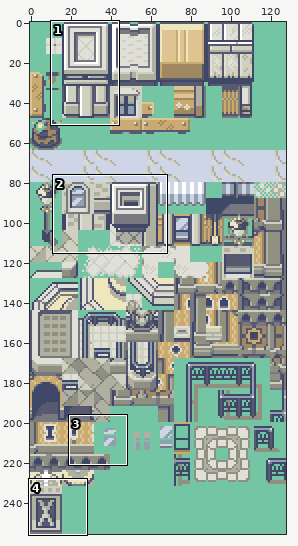
Two versions of one sprite sheet, data/tilesets/secondary/rustboro/tiles.png. Above, an overview of the earlier version with the close-up marked.
Close-up. Before:
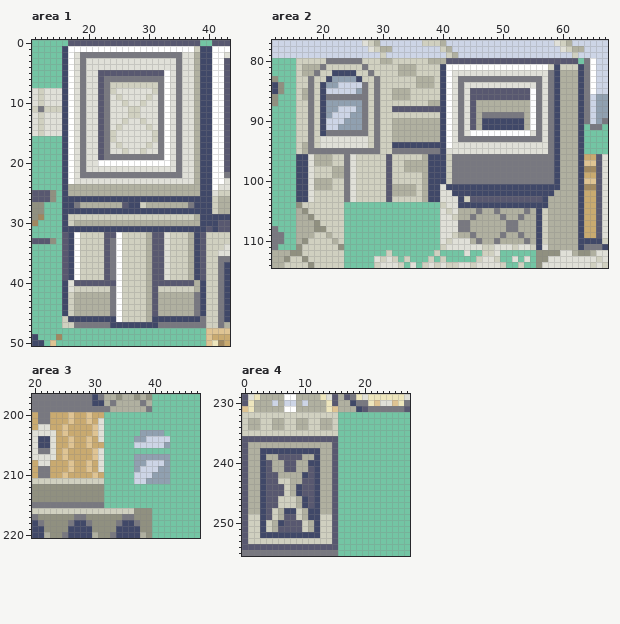
The file is 128x256 pixels. Shown: area 1: x 11..43, y 0..50; area 2: x 12..67, y 77..114; area 3: x 20..47, y 197..220; area 4: x 0..27, y 229..255.
After the commit:
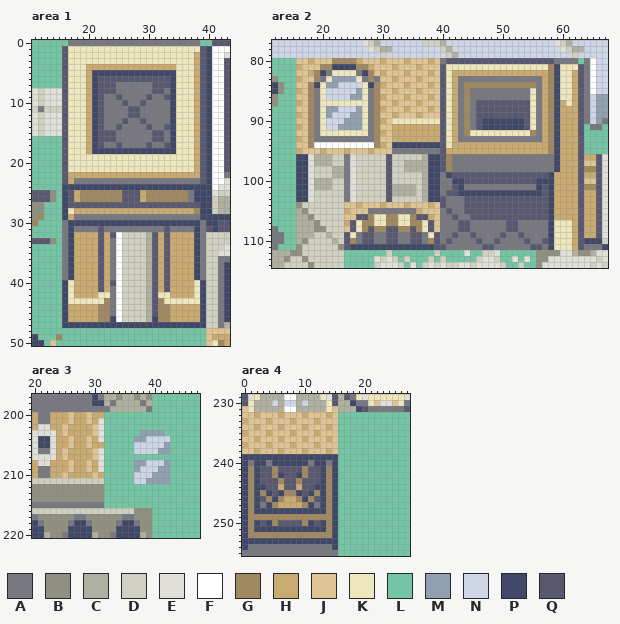
Palette (. is transparent): A #787880  B #909080  C #b0b0a0  D #d0d0c0  E #e0e0d8  F #ffffff  G #a08860  H #c9aa70  J #dfc493  K #eee6bd  L #73c5a4  M #90a0b0  N #cdd5e6  P #404868  Q #585870
From old to new:
Changed rows in their new state; - is an unchanged pixel.
Area 1:
first column x 16:
 0 -AAAAAAAAAAAAAAAAAAAAAA-
 1 QKKKKKKKKKKKKKKKKKKKKKKQ
 2 QKKKKKKKKKKKKKKKKKKKKKHQ
 3 QKKKKKKKKKKKKKKKKKKKKKHQ
 4 QKKKHHHHHHHHHHHHHHHKKKHQ
 5 QKKKHPPPPPPPPPPPPPPKKKHQ
 6 QKKKHP-QQQQQQQQQQQPKKKHQ
 7 QKKKHP-QQAAAAAAQQQPKKKHQ
 8 QKKKHP-QQAAAAAAQQAPKKKHQ
 9 QKKKHP--AQAAAAQA-QPKKKHQ
10 QKKKHP--AAQAAQAA-APKKKHQ
11 QKKKHP--AAAQQAAA-APKKKHQ
12 QKKKHP--AAAQQAAA-APKKKHQ
13 QKKKHP--AAQAAQAA-APKKKHQ
14 QKKKHP--AQAAAAQA-QPKKKHQ
15 QKKKHP-QQAAAAAAQQAPKKKHQ
16 QKKKHP-QQAAAAAAQQAPKKKHQ
17 QKKKHP--AQAAAAQA-QPKKKHQ
18 QKKKHPPPPPPPPPPPPPPKKKHQ
19 QKKKKKKKKKKKKKKKKKKKKKHQ
20 QKKKKKKKKKKKKKKKKKKKKKHQ
21 QKKKKKKKKKKKKKKKKKKKKKHQ
22 QHHHHHHHHHHHHHHHHHHHHHHQ
23 QHAAAAAAAAAAAAAAAAAAAAAQ
24 -PPPPPPPPPPPPPPPPPPPPPP-
25 -QHGGGGGGGQQQHGGGGGGGAP-
26 -QHGGGGGGGQQQHGGGGGGGA--
27 -QQQQQQQQQ-QQQQQQQQQQQQ-
28 -KHHHHHHHHHHHHHHHHHHHHG-
29 -HAAAAAAAAAAAAAAAAAAAAA-
30 APPPPPPPPPPPPPPPPPPPPPPA
31 A-AAAAQAAAAAAAAAAQAAAA-A
32 A-HHHHQH--------HQHHHH-A
33 A-HHHHQH--------HQHHHH-A
34 A-HHHHQH--------HQHHHH-A
35 A-HHHHQH--------HQHHHH-A
36 A-HHHHQH--------HQHHHH-A
37 A-HHHHQH--------HQHHHH-A
38 A-HHHHQH--------HQHHHH-A
39 A-HHHHQH--------HQHHHH-A
40 -KHHHH-H--------H-HHHHK-
41 -KHHHHQH--------HQHHHHK-
42 -KHHHHKK--------KKHHHHK-
43 -KKKKKKG--------GKKKKKK-
44 -HHHHHGG--------GGHHHHH-
45 -HHHHHGG--------GGHHHHH-
46 PHHHHHGG--------GGHHHHHP
47 PPPPPPPP--------PPPPPPPP
Area 2:
first column x 16:
 80 JJHJJJGGGGHJJJHJJJHJJJHJA------------------AAAA-
 81 HJJJGGPPPPGGHJJJHJJJHJJJQKKKKKKKKKKKKKKKKKG-KKKQ
 82 JJHGPAKKKKAPGJHJJJHJJJHJQKHHHHHHHHHHHHHHHHG-KKHQ
 83 HJJGAK----KAG-JJHJJJHJJJQKH--------------HG-KKHQ
 84 JJGPK------KPGHJJJHJJJHJQKH-GGGGGGGGGGGG-HG-KKHQ
 85 HJGAK------KAGJJHJJJHJJJQKH-GAAAAAAAAAAK-HG-KKHQ
 86 JJGAKNNNNMMKAGHJJJHJJJHJQKH-GAAAAAAAAAAK-HG-KKHQ
 87 HJGAKKKKKKKKAGJJHJJJHJJJQKH-GAQQQQQQQQQK-HG-HKHQ
 88 JJGAK------KAGHJJJHJJJHJQKH-GAQQQQQQQQQK-HG-HHHQ
 89 HJGAK------KAGJJHJJJHJJJQKH-GAQQQQQQQQQK-HG-HHHQ
 90 JJGAK------KAGHJKKKKKKKKQKH-GAQ-------QK-HG-HHHQ
 91 HJGAK------KAGJJHHHHHHHHQKH-GAQ-------QK-HG-HHHQ
 92 JJGAKKKKKKKKAGHJHHHHHHHHQKH-GKKKKKKKKKKG-HG-HHHQ
 93 HJGAAAAAAAAAAGJJHHHHHHHHQKH--------------HG-HHHQ
 94 JJGFFFFFFFFFFGHJ--------QKHHHHHHHHHHHHHHHHG-HHHQ
 95 HJJJHJJJHJJJHJJJ--------QHHHHHHHHHHHHHHHHHG-HHHQ
 96 ------------------------QG------------------HHHQ
 97 ------------------------QG------------------HHHQ
 98 ------------------------QG------------------HHHQ
 99 ------------------------APQQQQQQQQQQQQQQQQPHHHHQ
100 ------------------------AAPPQQQQQQQQQQQQPPPHHHHQ
101 ------------------------AAQ-AAAAAAAAAAAA-Q-HHHHQ
102 ------------------------AQQ--------------Q-HHHHQ
103 ------------------------QAAAQ------------QPHHHHQ
104 --------JJHJJJHJJJHJJJHJQAAAQQQQQQQQQQQQQQPHHHHQ
105 --------HJJJAAAAAAAAHJJJAQAAQQQQQQQQQQQQQQPHHHHQ
106 --------JJQQGKKGGKKGQQHJAAQAAQQQQQQQQQQQQQPHHHHQ
107 --------HQKGGKKGGKKGGKQJAAAQQAAAAAAQQAAAAAPKKKHQ
108 --------JQKGQGGQQGGQGKQJAAAQQAAAAAAQQAAAAAPKKKHQ
109 --------QKAQQAAQQAAQQAKQAAQAAQAAAAQAAQAAAAPKKKHQ
110 --------QGAQQAAQQAAQQAGQAQAAAAQAAQAAAAQAAQPKKKHQ
111 --------QPPPPPPPPPPPPPPQQAAAAAAQQAAAAAAQQAPKKKHQ
Area 3:
first column x 37:
206 NNNNMM
207 LLLLLL
Area 4:
first column x 0:
232 JJHJJJHJJJHJJJHJ
233 HJJJHJJJHJJJHJJJ
234 JJHJJJHJJJHJJJHJ
235 HJJJHJJJHJJJHJJJ
236 JJHJJJHJJJHJJJHJ
237 HJJJHJJJHJJJHJJJ
238 JJHJJJHJJJHJJJHJ
239 PPP-PPPPPPPP-PPP
240 PAP-APPPPPPA-PAP
241 PGPQ-GQ--QG-QPGP
242 PGPQ-GPQQPG-QPGP
243 PGPQ--GQQG--QPGP
244 PGP---HQQH---PGP
245 PGPGP-PGG--PGPGP
246 PGPQGPGHHG-GQPGP
247 PGPAPGHHHHGPAPGP
248 PGP-PPP--PP--PGP
249 PGGGGGGGGGGGGGGP
250 PGPQPGQ---GPQPGP
251 PGP-PPPPPPPP-PGP
252 PGGGGGGGGGGGGGGP
253 PPPPPPPPPPPPPPPP
254 PAAAAAAAAAAAAAAP
Boxes around the changes in both close-ups, in picture pixels (x1, y1, x2, y2):
changed: (62, 40, 206, 328)
changed: (296, 58, 584, 250)
changed: (134, 448, 170, 460)
changed: (242, 412, 338, 550)
